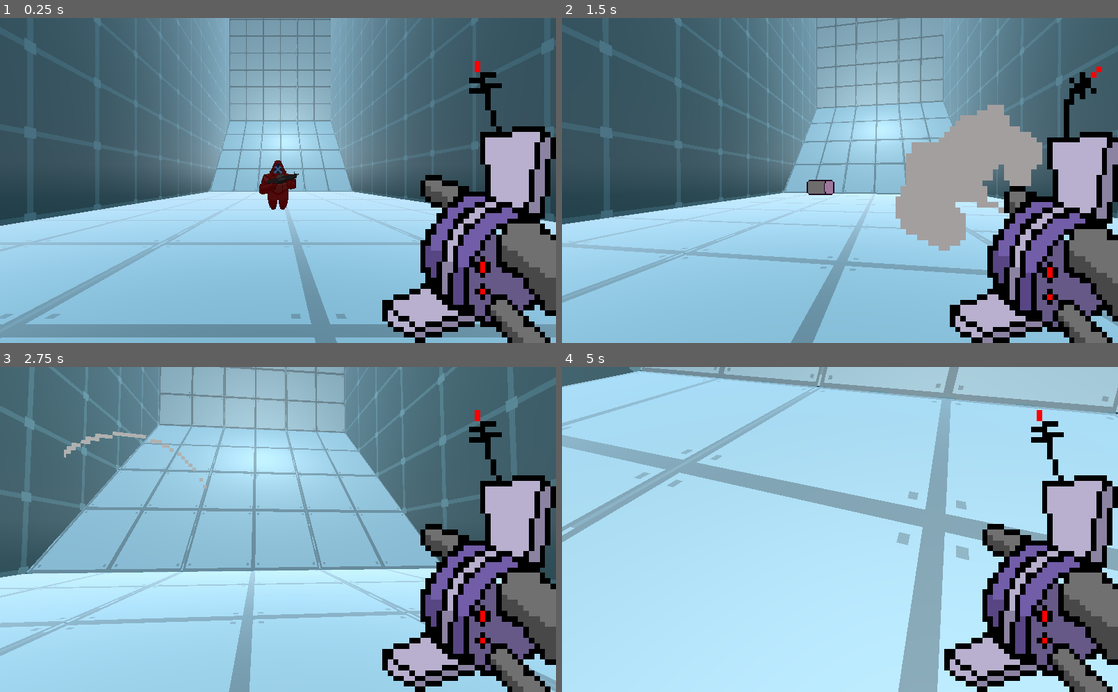
Above: before the commit, frames 1-4 (two rows, left to right).
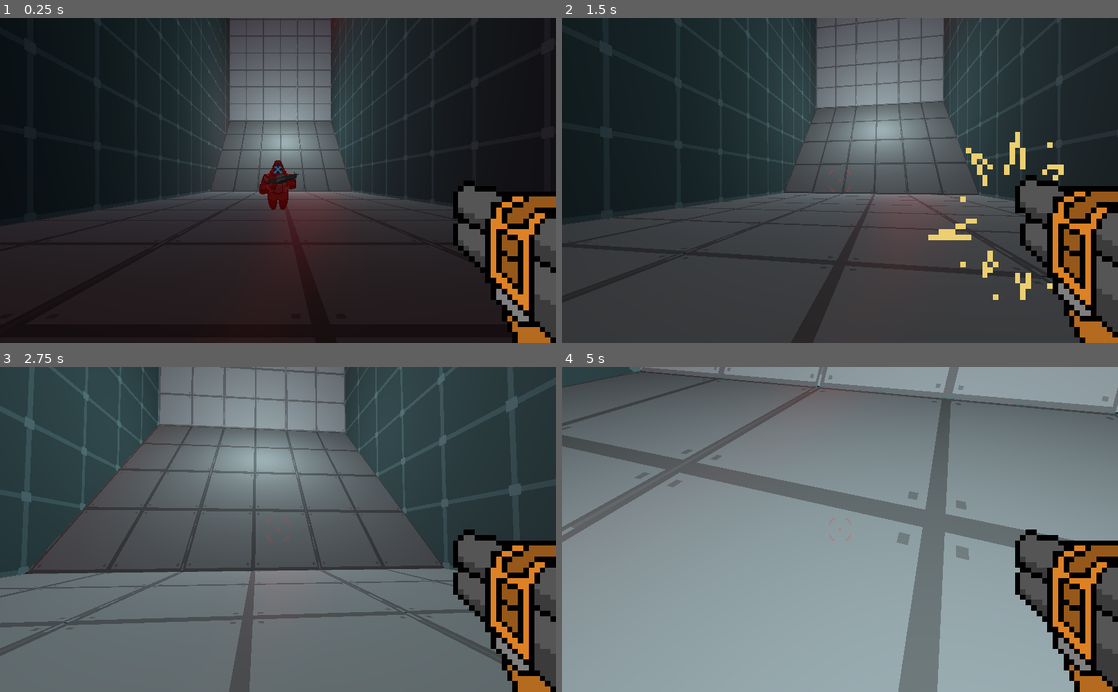
Above: after the commit, the same moments.

Repository: SomeSortOfSam/Exocutioner
Game: Godot game, scene res://World.tscn
Two runs of this game, one before a commit and one after it. Both use one fixed random seed, a clock stepped at 60 frames per second and the inputs below.
Inputs (mouse positions are in pixels of both pictures, inside the frame that each line leads up to):
- Up to frame 1 (0.25 s): no input
- Up to frame 2 (1.5 s): tap Enter at 0.5 s; move the mouse to (867, 180) at 0.52 s; press the mouse at (867, 180) at 0.53 s; hold Up (ui_up) from 0.53 s (still down); move the mouse to (812, 180) at 1.27 s; release the mouse at (812, 180) at 1.28 s; click (812, 180) at 1.35 s
- Up to frame 3 (2.75 s): keep holding Up (ui_up); move the mouse to (289, 523) at 2.02 s; press the mouse at (289, 523) at 2.03 s; tap Alt at 2.1 s
- Up to frame 4 (5 s): keep holding Up (ui_up); move the mouse to (834, 536) at 2.77 s; release the mouse at (834, 536) at 2.78 s; tap Ctrl at 2.85 s; click (834, 536) at 3.05 s; move the mouse to (878, 532) at 3.52 s; press the mouse at (878, 532) at 3.53 s; tap Shift at 3.6 s; move the mouse to (795, 526) at 4.27 s; release the mouse at (795, 526) at 4.28 s; click (795, 526) at 4.35 s

The runs differ from the first frame. In frame 1, 98% of the frame differs, in the area x 0-100%, y 0-100%; in frame 2, 99%; in frame 3, 99%; in frame 4, 99%.

Commit message:
Added Magma Magnum

Diff:
--- a/Character/Player/Player.tscn
+++ b/Character/Player/Player.tscn
@@ -2,7 +2,7 @@
 
 [ext_resource path="res://Character/Player/MouseLook.gd" type="Script" id=1]
 [ext_resource path="res://Character/Character.tscn" type="PackedScene" id=2]
-[ext_resource path="res://Guns/PlayerGun.tscn" type="PackedScene" id=3]
+[ext_resource path="res://Guns/MagmaMagnum/Magma Magnum.tscn" type="PackedScene" id=3]
 [ext_resource path="res://Character/Player/Player.gd" type="Script" id=4]
 
 [sub_resource type="CapsuleShape" id=1]
@@ -16,7 +16,7 @@
 current = true
 script = ExtResource( 1 )
 
-[node name="Gun" parent="Camera" index="0" instance=ExtResource( 3 )]
+[node name="Magma Magnum" parent="Camera" index="0" instance=ExtResource( 3 )]
 
 [node name="HitBox" type="Area" parent="." index="3"]
 collision_layer = 4
--- /dev/null
+++ b/Guns/MagmaMagnum/Animations.tres
@@ -0,0 +1,98 @@
+[gd_resource type="SpriteFrames" load_steps=20 format=2]
+
+[ext_resource path="res://Guns/MagmaMagnum/Magma Magnum.png" type="Texture" id=1]
+
+[sub_resource type="AtlasTexture" id=1]
+atlas = ExtResource( 1 )
+region = Rect2( 64, 64, 64, 64 )
+
+[sub_resource type="AtlasTexture" id=2]
+atlas = ExtResource( 1 )
+region = Rect2( 128, 64, 64, 64 )
+
+[sub_resource type="AtlasTexture" id=3]
+atlas = ExtResource( 1 )
+region = Rect2( 192, 64, 64, 64 )
+
+[sub_resource type="AtlasTexture" id=4]
+atlas = ExtResource( 1 )
+region = Rect2( 256, 64, 64, 64 )
+
+[sub_resource type="AtlasTexture" id=5]
+atlas = ExtResource( 1 )
+region = Rect2( 320, 64, 64, 64 )
+
+[sub_resource type="AtlasTexture" id=6]
+atlas = ExtResource( 1 )
+region = Rect2( 0, 128, 64, 64 )
+
+[sub_resource type="AtlasTexture" id=7]
+atlas = ExtResource( 1 )
+region = Rect2( 64, 128, 64, 64 )
+
+[sub_resource type="AtlasTexture" id=8]
+atlas = ExtResource( 1 )
+region = Rect2( 128, 128, 64, 64 )
+
+[sub_resource type="AtlasTexture" id=9]
+atlas = ExtResource( 1 )
+region = Rect2( 192, 128, 64, 64 )
+
+[sub_resource type="AtlasTexture" id=10]
+atlas = ExtResource( 1 )
+region = Rect2( 256, 128, 64, 64 )
+
+[sub_resource type="AtlasTexture" id=11]
+atlas = ExtResource( 1 )
+region = Rect2( 320, 128, 64, 64 )
+
+[sub_resource type="AtlasTexture" id=12]
+atlas = ExtResource( 1 )
+region = Rect2( 256, 0, 64, 64 )
+
+[sub_resource type="AtlasTexture" id=13]
+atlas = ExtResource( 1 )
+region = Rect2( 320, 0, 64, 64 )
+
+[sub_resource type="AtlasTexture" id=14]
+atlas = ExtResource( 1 )
+region = Rect2( 0, 64, 64, 64 )
+
+[sub_resource type="AtlasTexture" id=15]
+atlas = ExtResource( 1 )
+region = Rect2( 0, 0, 64, 64 )
+
+[sub_resource type="AtlasTexture" id=16]
+atlas = ExtResource( 1 )
+region = Rect2( 64, 0, 64, 64 )
+
+[sub_resource type="AtlasTexture" id=17]
+atlas = ExtResource( 1 )
+region = Rect2( 128, 0, 64, 64 )
+
+[sub_resource type="AtlasTexture" id=18]
+atlas = ExtResource( 1 )
+region = Rect2( 192, 0, 64, 64 )
+
+[resource]
+animations = [ {
+"frames": [ SubResource( 1 ), SubResource( 2 ), SubResource( 3 ), SubResource( 4 ), SubResource( 5 ), SubResource( 6 ), SubResource( 7 ), SubResource( 8 ), SubResource( 9 ), SubResource( 10 ), SubResource( 11 ) ],
+"loop": false,
+"name": "Reload",
+"speed": 24.0
+}, {
+"frames": [ SubResource( 12 ), SubResource( 13 ), SubResource( 14 ) ],
+"loop": false,
+"name": "Shoot2",
+"speed": 12.0
+}, {
+"frames": [ SubResource( 15 ) ],
+"loop": false,
+"name": "Idle",
+"speed": 5.0
+}, {
+"frames": [ SubResource( 16 ), SubResource( 17 ), SubResource( 18 ) ],
+"loop": false,
+"name": "Shoot1",
+"speed": 12.0
+} ]
--- /dev/null
+++ b/Guns/MagmaMagnum/Magma Magnum.gd
@@ -0,0 +1,42 @@
+extends Spatial
+
+onready var sprite : AnimatedSprite = $CanvasLayer/Control/AnimatedSprite
+onready var sounds : AudioStreamPlayer3D = $AudioStreamPlayer3D
+onready var hurtbox : Area = $Hurtbox
+onready var hurt_timer : Timer = $HurtTimer
+
+export(AudioStream) var shoot1_sound
+export(AudioStream) var shoot2_sound
+export(AudioStream) var reload_sound
+
+var cur_shot := -1
+
+func _unhandled_input(event):
+	if event.is_action_pressed("shoot"):
+		shoot()
+
+func shoot():
+	cur_shot += 1
+	if sprite.animation != 'Reload' and cur_shot <= 1:
+		sprite.play('Shoot' + str(cur_shot + 1))
+		sounds.stream = shoot1_sound if cur_shot < 1 else shoot2_sound
+		sounds.play()
+		hurtbox.monitorable = true
+		hurt_timer.start()
+
+func reload():
+	sprite.play('Reload')
+	sounds.stream = reload_sound
+	sounds.play()
+
+
+func _on_AnimatedSprite_animation_finished():
+	if sprite.animation == 'Reload':
+		cur_shot = -1
+	if sprite.animation == 'Shoot2':
+		reload()
+	else:
+		sprite.play('Idle')
+
+func _on_HurtTimer_timeout():
+	hurtbox.monitorable = false
--- /dev/null
+++ b/Guns/MagmaMagnum/Magma Magnum.tscn
@@ -0,0 +1,71 @@
+[gd_scene load_steps=8 format=2]
+
+[ext_resource path="res://Guns/MagmaMagnum/Magma Magnum.gd" type="Script" id=1]
+[ext_resource path="res://Guns/AimDots.png" type="Texture" id=2]
+[ext_resource path="res://Guns/MagmaMagnum/Animations.tres" type="SpriteFrames" id=3]
+[ext_resource path="res://Guns/MagmaMagnum/Shoot.wav" type="AudioStream" id=4]
+[ext_resource path="res://Guns/MagmaMagnum/Reload.wav" type="AudioStream" id=5]
+
+[sub_resource type="AtlasTexture" id=1]
+atlas = ExtResource( 2 )
+region = Rect2( 7, 39, 18, 18 )
+
+[sub_resource type="BoxShape" id=2]
+extents = Vector3( 1, 1, 2 )
+
+[node name="Magma Magnum" type="Spatial"]
+script = ExtResource( 1 )
+shoot1_sound = ExtResource( 4 )
+shoot2_sound = ExtResource( 4 )
+reload_sound = ExtResource( 5 )
+
+[node name="CanvasLayer" type="CanvasLayer" parent="."]
+
+[node name="Control" type="Control" parent="CanvasLayer"]
+anchor_left = 1.0
+anchor_top = 1.0
+anchor_right = 1.0
+anchor_bottom = 1.0
+margin_left = -640.0
+margin_top = -640.0
+mouse_filter = 2
+
+[node name="AnimatedSprite" type="AnimatedSprite" parent="CanvasLayer/Control"]
+scale = Vector2( 10, 10 )
+frames = ExtResource( 3 )
+animation = "Idle"
+centered = false
+
+[node name="TextureRect" type="TextureRect" parent="CanvasLayer"]
+modulate = Color( 1, 1, 1, 0.215686 )
+anchor_left = 0.5
+anchor_top = 0.5
+anchor_right = 0.5
+anchor_bottom = 0.5
+margin_left = -20.0
+margin_top = -20.0
+margin_right = 20.0
+margin_bottom = 20.0
+mouse_filter = 2
+texture = SubResource( 1 )
+expand = true
+stretch_mode = 5
+
+[node name="AudioStreamPlayer3D" type="AudioStreamPlayer3D" parent="."]
+
+[node name="Hurtbox" type="Area" parent="."]
+collision_layer = 8
+collision_mask = 0
+monitoring = false
+monitorable = false
+
+[node name="CollisionShape" type="CollisionShape" parent="Hurtbox"]
+transform = Transform( 1, 0, 0, 0, 1, 0, 0, 0, 1, 0, 0, -2.5 )
+shape = SubResource( 2 )
+
+[node name="HurtTimer" type="Timer" parent="."]
+wait_time = 0.1
+one_shot = true
+
+[connection signal="animation_finished" from="CanvasLayer/Control/AnimatedSprite" to="." method="_on_AnimatedSprite_animation_finished"]
+[connection signal="timeout" from="HurtTimer" to="." method="_on_HurtTimer_timeout"]
--- a/Guns/Orbital_L/Orbital.gd
+++ b/Guns/Orbital_L/Orbital.gd
@@ -1,13 +1,14 @@
 extends Spatial
 
 onready var sprite : AnimatedSprite = $CanvasLayer/Control/Sprite
+onready var sounds : AudioStreamPlayer3D = $GunSounds
 
-export (PackedScene) var granade
+export(PackedScene) var granade
+export(Array,AudioStream) var shoot_sounds
 
 func _ready():
 	sprite.frame = 0
 	sprite.play('Idle')
-
 
 func _unhandled_input(event):
 	if event.is_action_pressed('shoot'):
@@ -16,10 +17,12 @@
 func shoot():
 	sprite.play('Shoot')
 	sprite.frame = 0
+	if shoot_sounds.size() > 0:
+		sounds.stream = shoot_sounds[randi() % shoot_sounds.size()]
+		sounds.play()
 	var granadeInstance : Spatial = granade.instance()
 	granadeInstance.transform = global_transform
 	get_tree().get_root().add_child(granadeInstance)
 
-
 func _on_Sprite_animation_finished():
 	sprite.play('Idle')
--- a/Guns/Orbital_L/Orbital_L.tres
+++ /dev/null
@@ -1,37 +0,0 @@
-[gd_resource type="Resource" load_steps=8 format=2]
-
-[ext_resource path="res://Guns/Orbital_L/Granade.tscn" type="PackedScene" id=1]
-[ext_resource path="res://Guns/Orbital_L/Animations.tres" type="SpriteFrames" id=3]
-[ext_resource path="res://Guns/Orbital_L/Shoot0.wav" type="AudioStream" id=4]
-[ext_resource path="res://Guns/Orbital_L/Shoot1.wav" type="AudioStream" id=5]
-[ext_resource path="res://Guns/AimDots.png" type="Texture" id=6]
-
-[sub_resource type="AtlasTexture" id=1]
-atlas = ExtResource( 6 )
-region = Rect2( 10, 75, 12, 11 )
-
-[sub_resource type="GDScript" id=2]
-script/source = "extends Resource
-class_name GunKind
-
-export(PackedScene) var bullet # leave empty for hitscan
-export var target_range : float
-export var automatic := false
-export(Array,AudioStream) var shot_sounds
-export(SpriteFrames) var animations
-export var cursor : Texture
-
-func get_shot_sound() -> AudioStream:
-	if shot_sounds.size() > 0:
-		return shot_sounds[randi() % len(shot_sounds)]
-	return null
-"
-
-[resource]
-script = SubResource( 2 )
-bullet = ExtResource( 1 )
-target_range = 0.0
-automatic = false
-shot_sounds = [ ExtResource( 4 ), ExtResource( 5 ) ]
-animations = ExtResource( 3 )
-cursor = SubResource( 1 )
--- a/Guns/PlayerGun.tscn
+++ b/Guns/Orbital_L/Orbital_L.tscn
@@ -1,13 +1,21 @@
-[gd_scene load_steps=4 format=2]
+[gd_scene load_steps=8 format=2]
 
-[ext_resource path="res://Guns/Orbital_L/Orbital.gd" type="Script" id=1]
+[ext_resource path="res://Guns/Orbital_L/Animations.tres" type="SpriteFrames" id=1]
 [ext_resource path="res://Guns/Orbital_L/Granade.tscn" type="PackedScene" id=2]
-[ext_resource path="res://Guns/Orbital_L/Animations.tres" type="SpriteFrames" id=4]
+[ext_resource path="res://Guns/Orbital_L/Orbital.gd" type="Script" id=3]
+[ext_resource path="res://Guns/AimDots.png" type="Texture" id=4]
+[ext_resource path="res://Guns/Orbital_L/Shoot0.wav" type="AudioStream" id=5]
+[ext_resource path="res://Guns/Orbital_L/Shoot1.wav" type="AudioStream" id=6]
 
-[node name="Gun" type="Spatial"]
+[sub_resource type="AtlasTexture" id=1]
+atlas = ExtResource( 4 )
+region = Rect2( 10, 75, 12, 11 )
+
+[node name="Orbital_L" type="Spatial"]
 transform = Transform( -1, 0, -8.74228e-08, 0, 1, 0, 8.74228e-08, 0, -1, 0, 0, 0 )
-script = ExtResource( 1 )
+script = ExtResource( 3 )
 granade = ExtResource( 2 )
+shoot_sounds = [ ExtResource( 5 ), ExtResource( 6 ) ]
 
 [node name="GunSounds" type="AudioStreamPlayer3D" parent="."]
 
@@ -38,17 +46,8 @@
 margin_right = 20.0
 margin_bottom = 20.0
 mouse_filter = 2
+texture = SubResource( 1 )
 expand = true
 stretch_mode = 5
 
-[node name="RayCast" type="RayCast" parent="."]
-enabled = true
-cast_to = Vector3( 0, 0, 1 )
-collision_mask = 32
-collide_with_areas = true
-collide_with_bodies = false
-
-[node name="ShotBetweens" type="Timer" parent="."]
-
 [connection signal="animation_finished" from="CanvasLayer/Control/Sprite" to="." method="_on_Sprite_animation_finished"]
-[connection signal="timeout" from="ShotBetweens" to="." method="_on_ShotBetweens_timeout"]
--- a/Guns/Sappler/Sappler.tscn
+++ b/Guns/Sappler/Sappler.tscn
@@ -43,6 +43,7 @@
 centered = false
 
 [node name="TextureRect" type="TextureRect" parent="CanvasLayer"]
+modulate = Color( 1, 1, 1, 0.2 )
 anchor_left = 0.5
 anchor_top = 0.5
 anchor_right = 0.5
--- a/default_env.tres
+++ b/default_env.tres
@@ -1,6 +1,9 @@
-[gd_resource type="Environment" load_steps=2 format=2]
+[gd_resource type="Environment" load_steps=3 format=2]
 
-[sub_resource type="ProceduralSky" id=1]
+[ext_resource path="res://SkyBoxes/panorama_image_with_planet.png" type="Texture" id=1]
+
+[sub_resource type="PanoramaSky" id=1]
+panorama = ExtResource( 1 )
 
 [resource]
 background_mode = 2
--- a/project.godot
+++ b/project.godot
@@ -22,7 +22,11 @@
 
 config/name="Exocutioner"
 run/main_scene="res://World.tscn"
+boot_splash/image="res://ExoLogo-export.png"
+boot_splash/fullsize=false
+boot_splash/use_filter=false
 config/icon="res://icon.png"
+config/windows_native_icon="res://IconMini.ico"
 
 [editor_plugins]
 
@@ -54,6 +58,16 @@
 "size_limit": 0,
 "stream": false,
 "svg/scale": 1.0
+}
+wav={
+"compress/mode": 0,
+"edit/loop": false,
+"edit/normalize": true,
+"edit/trim": true,
+"force/8_bit": false,
+"force/max_rate": false,
+"force/max_rate_hz": 44100,
+"force/mono": false
 }
 
 [input]
@@ -92,6 +106,15 @@
  ]
 }
 
+[layer_names]
+
+3d_physics/layer_1="Static"
+3d_physics/layer_2="Movement"
+3d_physics/layer_3="Player Hit"
+3d_physics/layer_4="Player Hurt"
+3d_physics/layer_5="Enemy Hurt"
+3d_physics/layer_6="Enemy Hit"
+
 [physics]
 
 common/enable_pause_aware_picking=true
Not shown: 1 places in Guns/Orbital_L/Orbital_L.tscn that only renumber resources
